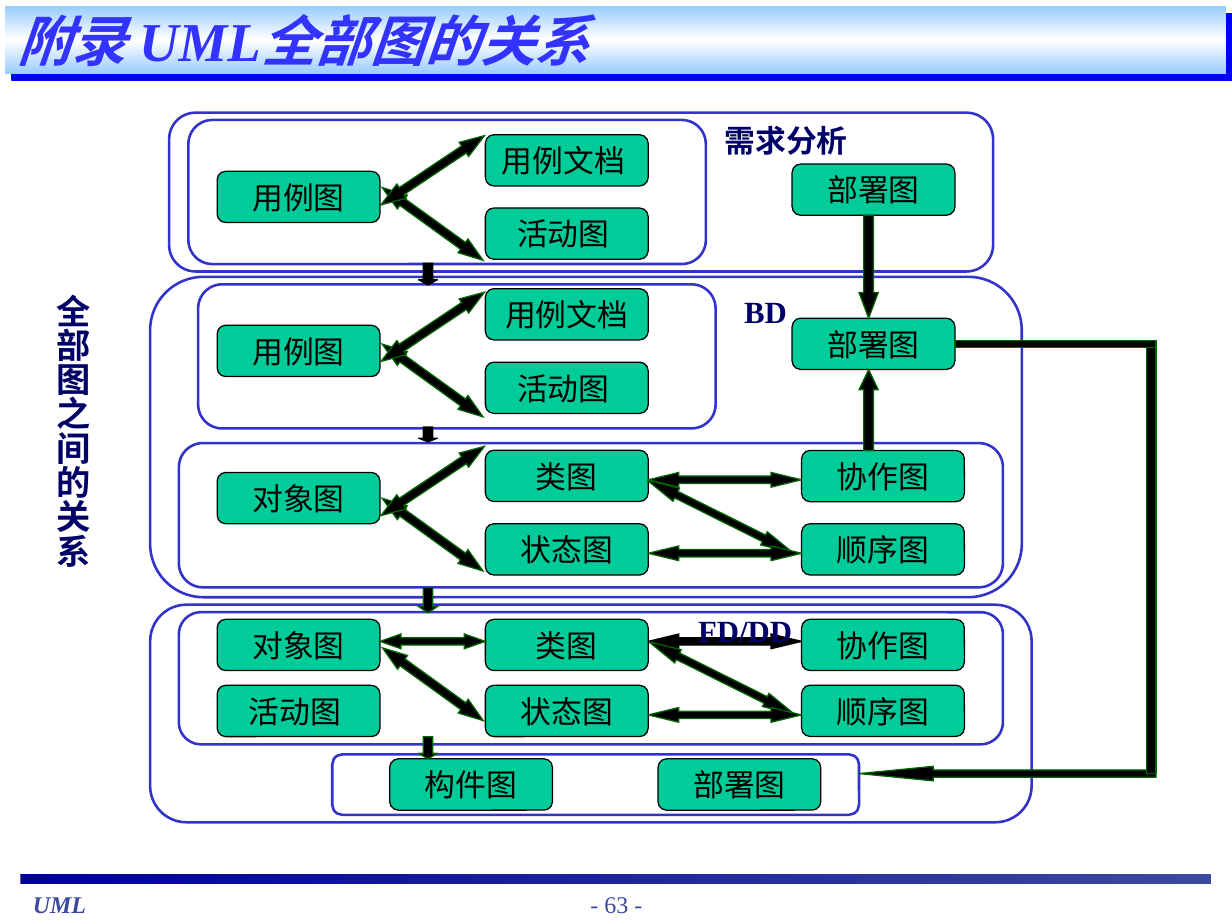
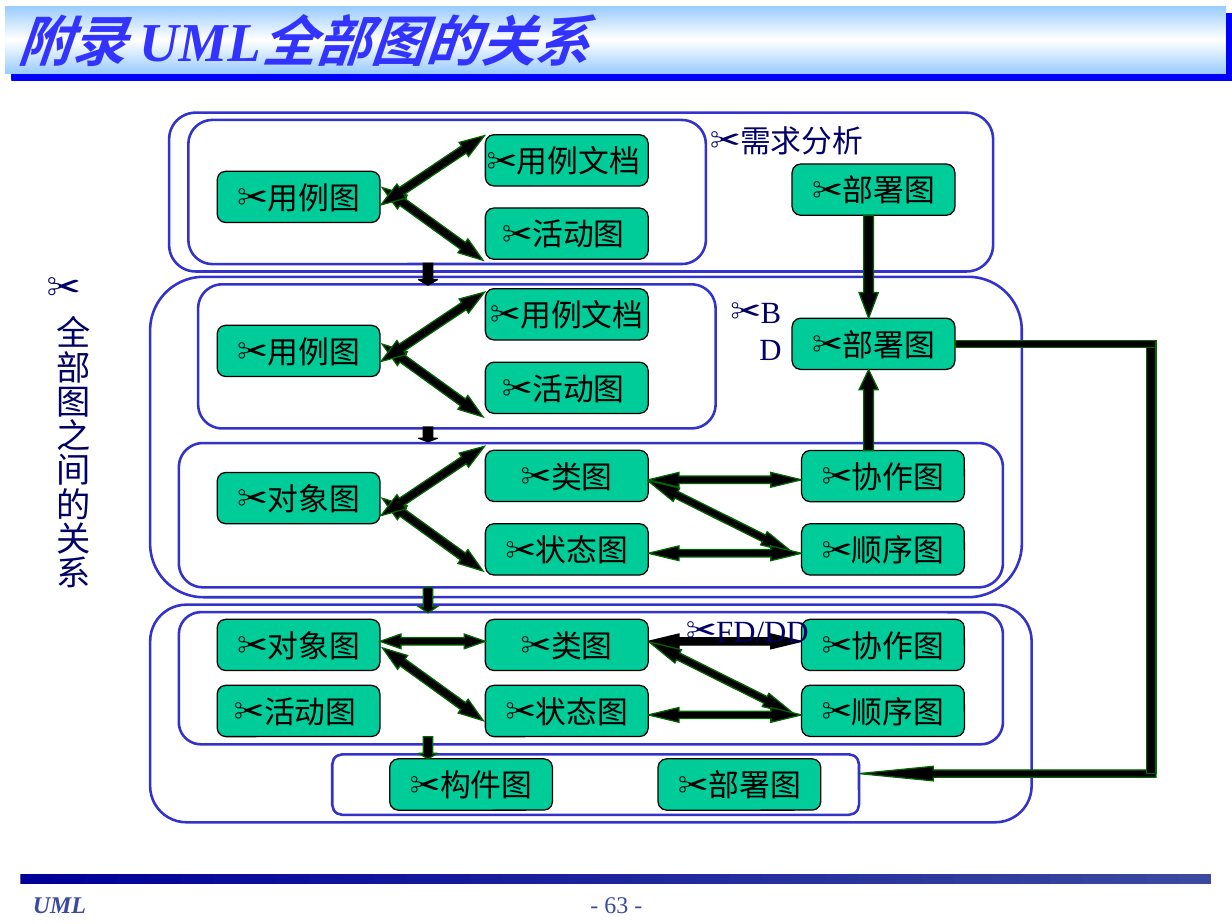
Before and after one commit to hfpf/Note, a slide deck: slide 63 of UML/staruml_教程.ppt. Drawn at 1232x924 pixels with LibreOffice and Linux fonts; fonts in the diff are those of the drawing. Boxes give left, top, right and bottom in pixels: in the first picture for what was removed or moved away, otherwise in the second. Text is boxed around its words. In the diff, an @@ line names an element or a change of style, - is before the commit and + after.

```diff
--- a/UML/staruml_教程.ppt
+++ b/UML/staruml_教程.ppt
@@ text "需求分析" moved from (x1=724, y1=125, x2=847, y2=155) to (x1=740, y1=126, x2=863, y2=155) @@
@@ text "全部图之间的关系" moved from (x1=57, y1=294, x2=91, y2=567) to (x1=57, y1=316, x2=91, y2=588) @@
@@ proportions changed in 4 elements at (x1=648, y1=634, x2=801, y2=649), (x1=646, y1=635, x2=798, y2=720), (x1=377, y1=128, x2=490, y2=212), (x1=377, y1=285, x2=490, y2=368) @@
@@ bold off; bullet none to ✂ in 4 elements at (x1=57, y1=316, x2=91, y2=588), (x1=716, y1=618, x2=808, y2=648), (x1=740, y1=126, x2=863, y2=155), (x1=718, y1=287, x2=814, y2=336) @@
@@ text "BD" moved from (x1=744, y1=302, x2=787, y2=323) to (x1=718, y1=287, x2=814, y2=336) @@
@@ text "FD/DD" moved from (x1=698, y1=618, x2=792, y2=648) to (x1=716, y1=618, x2=808, y2=648) @@
@@ bullet none to ✂ in 21 elements at (x1=217, y1=171, x2=379, y2=223), (x1=485, y1=134, x2=648, y2=186), (x1=217, y1=325, x2=379, y2=377), (x1=485, y1=288, x2=648, y2=340), (x1=217, y1=620, x2=379, y2=671), (x1=485, y1=685, x2=648, y2=737), (x1=389, y1=759, x2=552, y2=811), (x1=485, y1=620, x2=648, y2=671), (x1=485, y1=208, x2=648, y2=260), (x1=792, y1=164, x2=955, y2=216), (x1=485, y1=362, x2=648, y2=414), (x1=792, y1=318, x2=955, y2=370), (x1=217, y1=473, x2=379, y2=525), (x1=485, y1=450, x2=648, y2=501), (x1=485, y1=524, x2=648, y2=575), (x1=802, y1=451, x2=965, y2=503), (x1=802, y1=524, x2=965, y2=575), (x1=802, y1=620, x2=965, y2=671), (x1=802, y1=685, x2=965, y2=737), (x1=217, y1=685, x2=379, y2=737), (x1=658, y1=759, x2=821, y2=811) @@
```
Also in this commit, not shown: 45 other slides changed.
